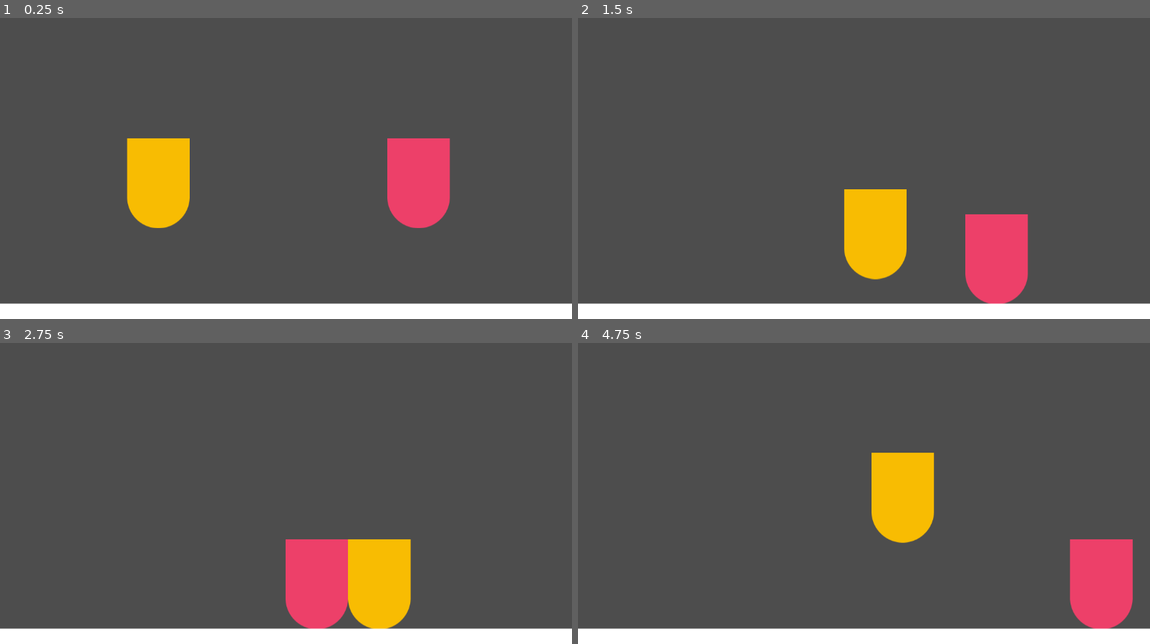
Above: before the commit, frames 1-4 (two rows, left to right).
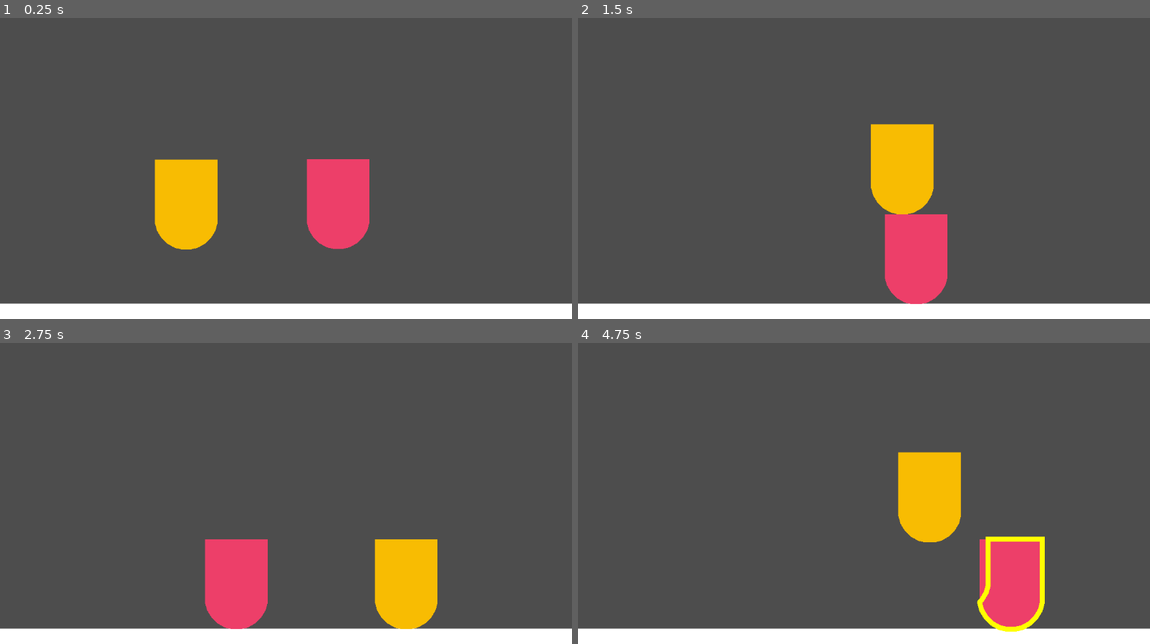
Above: after the commit, the same moments.

Repository: andersonmadeira/snipperclips-clone
Game: Godot game, scene res://scenes/main.tscn
Same seed, same stepped clock (60 frames per second), same inputs: the game is played once before the commit and once after it.
Inputs:
- Up to frame 1 (0.25 s): no input
- Up to frame 2 (1.5 s): hold C (cut) 0.53-1.28 s; hold D (move_right) from 0.53 s (still down); tap Space (jump) at 0.77 s; tap C (cut) at 1.35 s
- Up to frame 3 (2.75 s): tap Space (jump) at 1.52 s; release D (move_right) at 2.03 s; hold A (move_left) from 2.03 s (still down); hold Tab (switch_players) from 2.03 s (still down); tap C (cut) at 2.3 s
- Up to frame 4 (4.75 s): release A (move_left) at 2.78 s; release Tab (switch_players) at 2.78 s; hold D (move_right) 2.78-4.28 s; tap C (cut) at 2.85, 4.55 s; tap Space (jump) at 3.02, 3.77, 4.52 s; hold C (cut) 3.53-4.28 s; hold A (move_left) from 4.28 s (still down); tap Tab (switch_players) at 4.35 s

The runs differ from the first frame. In frame 1, 9.7% of the frame differs, in the area x 22-79%, y 40-77%; in frame 2, 11%, in the area x 46-79%, y 35-95%; in frame 3, 8.9%; in frame 4, 9.3%.

Commit message:
wip: better character scene and working on clipping

Diff:
--- a/scenes/character.tscn
+++ b/scenes/character.tscn
@@ -1,27 +1,26 @@
-[gd_scene load_steps=4 format=3 uid="uid://cg64k1veur53m"]
+[gd_scene load_steps=2 format=3 uid="uid://cg64k1veur53m"]
 
 [ext_resource type="Script" uid="uid://coidda6jj4frs" path="res://scripts/character.gd" id="1_rkhd4"]
-[ext_resource type="Texture2D" uid="uid://devoo1uvu3amu" path="res://player.png" id="2_lrhn5"]
-
-[sub_resource type="RectangleShape2D" id="RectangleShape2D_g2els"]
-size = Vector2(126, 4)
 
 [node name="Character" type="CharacterBody2D"]
-collision_mask = 6
+collision_mask = 7
 script = ExtResource("1_rkhd4")
 metadata/_edit_group_ = true
 
+[node name="Polygon2D" type="Polygon2D" parent="."]
+polygon = PackedVector2Array(-63, -91, -63, 37, -59, 52, -50, 67, -39, 78, -23, 87, -10, 90, 0, 90, 10, 90, 23, 87, 39, 78, 50, 67, 59, 52, 63, 37, 63, -91)
+uv = PackedVector2Array(-63, -91, -63, 37, -59, 52, -50, 67, -39, 78, -23, 87, -10, 90, 0, 90, 10, 90, 23, 87, 39, 78, 50, 67, 59, 52, 63, 37, 63, -91)
+
 [node name="CollisionPolygon2D" type="CollisionPolygon2D" parent="."]
-polygon = PackedVector2Array(-63, -91, -63, 37, -59, 52, -50, 67, -39, 78, -23, 87, -10, 90, 0, 90, 10, 90, 23, 87, 39, 78, 50, 67, 59, 52, 63, 37, 63, -91)
+one_way_collision = true
 
-[node name="CharacterSprite" type="Sprite2D" parent="."]
-texture = ExtResource("2_lrhn5")
+[node name="Area2D" type="Area2D" parent="."]
 
-[node name="CharacterHead" type="StaticBody2D" parent="."]
-position = Vector2(0, -89)
-collision_layer = 2
-collision_mask = 0
+[node name="CollisionPolygon2D" type="CollisionPolygon2D" parent="Area2D"]
 
-[node name="CollisionShape2D" type="CollisionShape2D" parent="CharacterHead"]
-shape = SubResource("RectangleShape2D_g2els")
-one_way_collision = true
+[node name="Line2D" type="Line2D" parent="."]
+closed = true
+default_color = Color(1, 1, 0, 1)
+
+[connection signal="body_entered" from="Area2D" to="." method="_on_area_2d_body_entered"]
+[connection signal="body_exited" from="Area2D" to="." method="_on_area_2d_body_exited"]
--- a/scenes/main.tscn
+++ b/scenes/main.tscn
@@ -9,18 +9,6 @@
 [node name="Game" type="Node2D" node_paths=PackedStringArray("characters")]
 script = ExtResource("1_sugp2")
 characters = [NodePath("Character1"), NodePath("Character2")]
-
-[node name="Character1" parent="." instance=ExtResource("2_jyhfs")]
-position = Vector2(319, 289)
-
-[node name="CharacterSprite" parent="Character1" index="1"]
-modulate = Color(0.972549, 0.737255, 0.00784314, 1)
-
-[node name="Character2" parent="." instance=ExtResource("2_jyhfs")]
-position = Vector2(843, 289)
-
-[node name="CharacterSprite" parent="Character2" index="1"]
-modulate = Color(0.929412, 0.25098, 0.411765, 1)
 
 [node name="Ground" type="StaticBody2D" parent="."]
 position = Vector2(552, 618)
@@ -36,5 +24,19 @@
 scale = Vector2(1200, 31.497)
 texture = ExtResource("2_sugp2")
 
+[node name="Polygon2D" type="Polygon2D" parent="."]
+
+[node name="Character1" parent="." instance=ExtResource("2_jyhfs")]
+position = Vector2(375, 332)
+
+[node name="Polygon2D" parent="Character1" index="0"]
+color = Color(0.972549, 0.737255, 0.00784314, 1)
+
+[node name="Character2" parent="." instance=ExtResource("2_jyhfs")]
+position = Vector2(681, 331)
+
+[node name="Polygon2D" parent="Character2" index="0"]
+color = Color(0.929412, 0.25098, 0.411765, 1)
+
 [editable path="Character1"]
 [editable path="Character2"]
--- a/scripts/character.gd
+++ b/scripts/character.gd
@@ -5,7 +5,17 @@
 @export var jump_velocity: float = -1100.0
 @export var gravity_multiplier: float = 3
 
+@onready var collision_polygon: CollisionPolygon2D = $CollisionPolygon2D
+@onready var area_collision_polygon: CollisionPolygon2D = $Area2D/CollisionPolygon2D
+@onready var polygon: Polygon2D = $Polygon2D
+
 var _direction: float = 0
+var _in_contact: Dictionary[int, Character] = {}
+
+func _ready() -> void:
+	collision_polygon.polygon = polygon.polygon
+	area_collision_polygon.polygon = polygon.polygon
+	collision_polygon.one_way_collision = true
 
 func _physics_process(delta: float) -> void:
 	if not is_on_floor():
@@ -27,3 +37,80 @@
 func _jump() -> void:
 	if is_on_floor():
 		velocity.y = jump_velocity
+
+func _cut() -> void:
+	if _in_contact.size() > 0:
+		for char in _in_contact.values():
+			char._perform_cut(polygon)
+
+func _perform_cut(poly: Polygon2D) -> void:
+	# 1st attempt
+	#var offset_poly = Polygon2D.new()
+	#offset_poly.global_position = Vector2.ZERO
+	#var new_values = []
+	#for point in poly.polygon:
+		#new_values.append(point + poly.global_position)
+	#
+	#var res = Geometry2D.clip_polygons(new_values, polygon.polygon)
+	#
+	#print(res)
+
+	# 2nd attempt
+	#var offset_poly = Transform2D(0, poly.global_position) * poly.polygon
+	#var res = Geometry2D.clip_polygons(offset_poly, polygon.polygon)
+	#
+	#if res.size() > 0:
+		#var res2 = Transform2D(0, -poly.global_position) * res[0]
+		#polygon.set_deferred('polygon', res2)
+		##polygon.transform
+		#print(res2)
+	#else:
+		#print('Failed!')
+	#area_collision_polygon.set_deferred('polygon', res[0])
+	#collision_polygon.set_deferred('polygon', res[0])
+
+	# 3rd attempt - KINDA WORKS
+	var offset_poly = Polygon2D.new()
+	var points = []
+	for p in poly.polygon:
+		points.append(p + poly.global_position)
+
+	var points2 = []
+	for p in polygon.polygon:
+		points2.append(p + polygon.global_position)
+
+	var res = Geometry2D.clip_polygons(points2, points)
+
+	if res.size() > 0:
+		var points3 = []
+		for p in res[0]:
+			points3.append(p - polygon.global_position)
+
+		$Line2D.points = points3
+
+	print(res)
+
+
+#func _perform_cut(points: PackedVector2Array, global_pos: Vector2) -> void:
+	#var offset_points = Transform2D(0, global_pos) * points
+	#var res = Geometry2D.exclude_polygons(polygon.polygon, points)
+	#
+	#print(res)
+	#
+	#collision_polygon.set_deferred("polygon", res[0])
+	#polygon.set_deferred("polygon", res[0])
+	#area_collision_polygon.set_deferred("polygon", res[0])
+
+func _on_area_2d_body_entered(body: Node2D) -> void:
+	var id = body.get_instance_id()
+
+	if body is Character and id != get_instance_id():
+		_in_contact[id] = body
+		print(_in_contact)
+
+func _on_area_2d_body_exited(body: Node2D) -> void:
+	var id = body.get_instance_id()
+
+	if body is Character and _in_contact.has(id):
+		_in_contact.erase(id)
+		print(_in_contact)
--- a/scripts/game.gd
+++ b/scripts/game.gd
@@ -46,3 +46,6 @@
 		_character = characters[_character_index]
 	if event.is_action_pressed("jump"):
 		_character._jump()
+
+	if event.is_action_pressed("cut"):
+		_character._cut()
